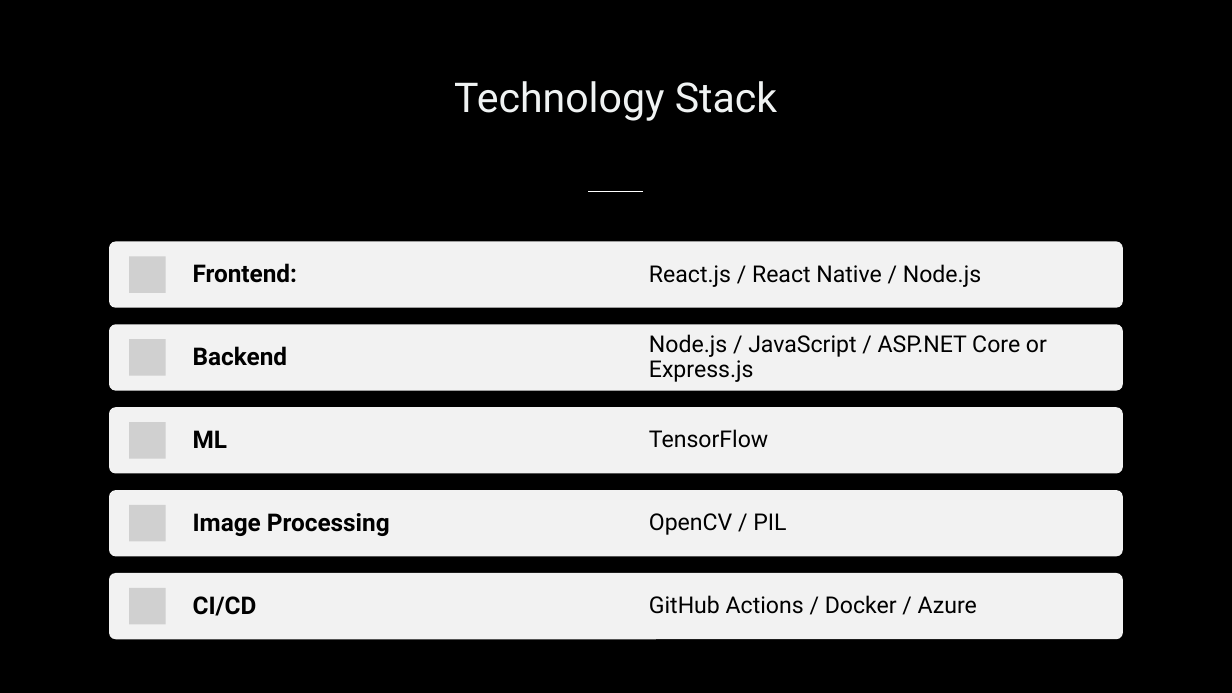
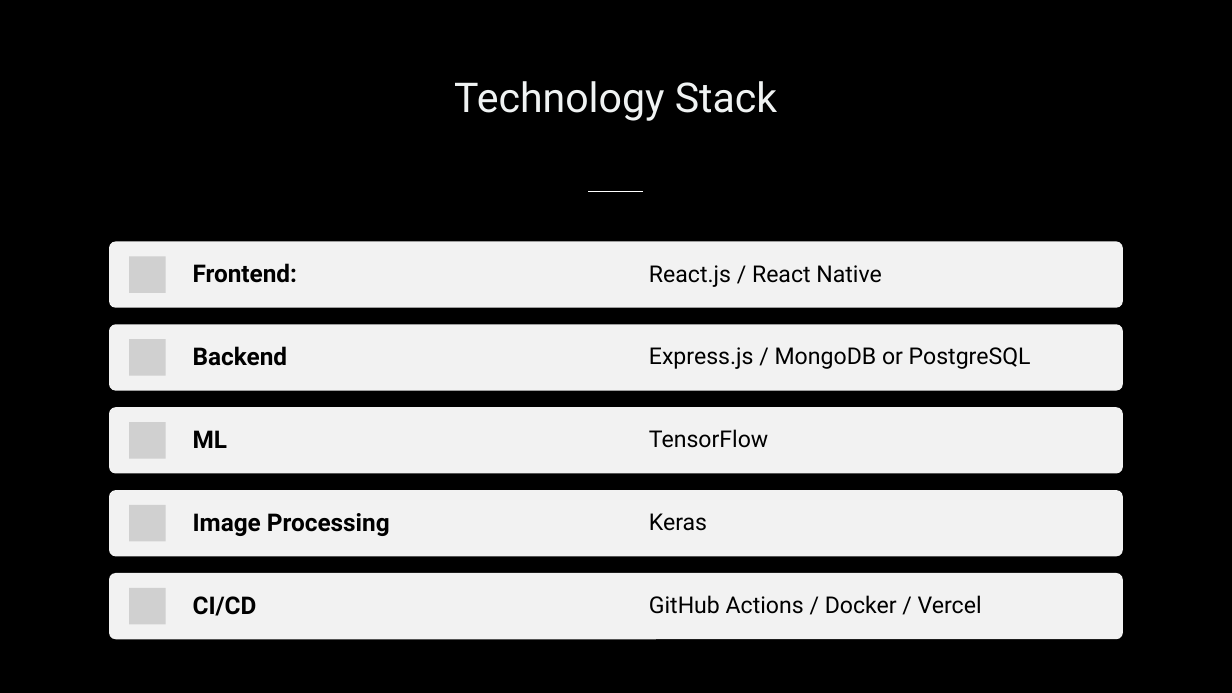
Before and after one commit to Yash-Gangani/Skin-Cancer-Detection-App, a slide deck: slide 6 of project-docs/Sprint-1-Presentation.pptx. Drawn at 1232x693 pixels with LibreOffice and Linux fonts; fonts in the diff are those of the drawing; grey boxes stand for pictures. Boxes give left, top, right and bottom in pixels: in the first picture for what was removed or moved away, otherwise in the second. Text is boxed around its words. In the diff, an @@ line names an element or a change of style, - is before the commit and + after.

Commit message:
docs: updates to context diagram and presentation to reflect tech stack

```diff
--- a/project-docs/Sprint-1-Presentation.pptx
+++ b/project-docs/Sprint-1-Presentation.pptx
@@ text at (x1=649, y1=265, x2=881, y2=287): text changed @@
-React.js / React Native / Node.js
+React.js / React Native
@@ text at (x1=649, y1=347, x2=1031, y2=369): text changed @@
-Node.js / JavaScript / ASP.NET Core or Express.js
+Express.js / MongoDB or PostgreSQL
@@ text at (x1=649, y1=513, x2=707, y2=531): text changed @@
-OpenCV / PIL
+Keras
@@ text at (x1=649, y1=595, x2=982, y2=614): text changed @@
-GitHub Actions / Docker / Azure
+GitHub Actions / Docker / Vercel
```
Also in this commit, not shown: 1 other slide changed, 1 other file.
